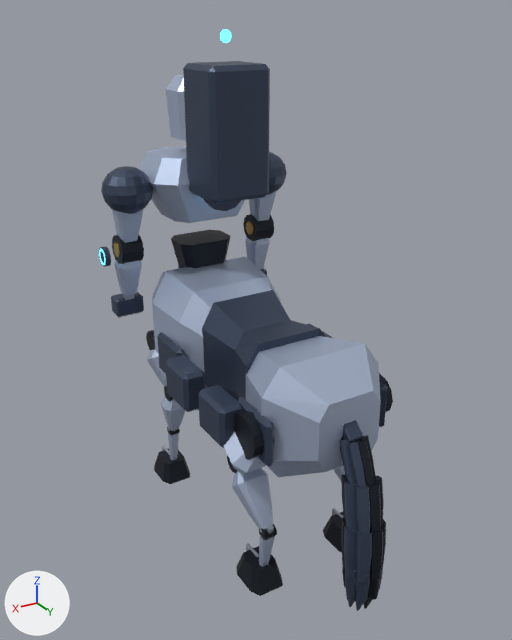
An edit to the Blender file out/mech_reference/s06/s06.blend, drawn before and after from the same camera.
Both versions are drawn from a camera (50 mm lens) standing at (3.94, 6.65, 5.86) and looking at (-0.12, -0.12, 2.47). Arrows for +X, +Y and +Z are at lower left; the lights stay in place. The first picture is the older version.

Objects in the first picture: 'Angular knight helmet', 'Articulated shoulder armor.001', 'Heavy payload armored housing', 'Independent equine lumbar waist', 'Independent flexible lumbar waist', 'Knight thoracic armor', 'Saddle ammunition pouch.002', 'Saddle ammunition pouch.003', 'Separate deep equine thorax', 'Separate rounded equine pelvic croup', 'Split armored hoof.002', 'Tibia fibula anatomical armor' and 56 more.
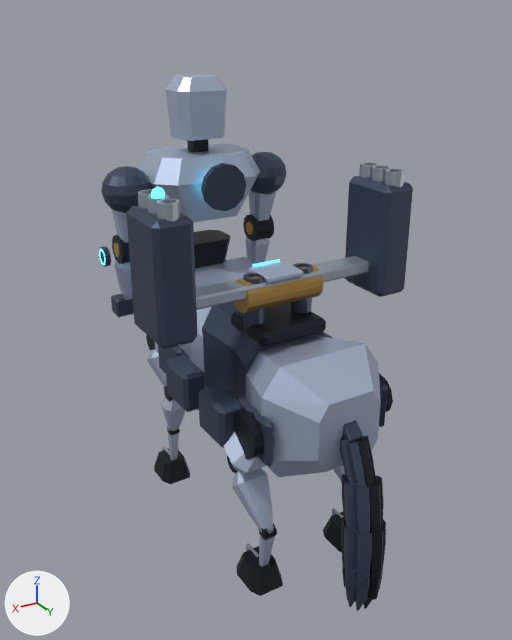
ob_heavy is not drawn itself; it is the parent of ob_charge_hinge, ob_heavy_muzzle, ob_heavy_payload_armored_housing, ob_payload_launcher_open_cell, ob_payload_launcher_open_cell_001.
ob_heavy_muzzle is not drawn itself; it is the parent of ob_heavy_muzzle_emission.

Pixel boxes (x1, y1, x2, y2) of what changed, in the pictures (512 x 640 px):
'Heavy payload armored housing', deleted (dark blue): before (183, 61, 270, 204)
'Dorsal multi-rocket armored rack.001', added (dark blue): after (126, 206, 197, 349)
'Dorsal multi-rocket armored rack', added (dark blue): after (345, 176, 413, 297)
'Low dorsal launcher crossbeam', added: after (196, 256, 369, 310)
'Dorsal launcher mounting saddle', added (dark blue): after (231, 303, 326, 347)
'Launcher elevation hinge', added (orange): after (234, 265, 323, 313)
'Reversible heavy charge aperture', moved (not visible before): after (249, 261, 304, 283)
'Launcher fixed telescopic guide.001', added (dark blue): after (243, 273, 265, 334)
'Dorsal rocket launch cell.003', added: after (156, 199, 180, 345)
'Launcher fixed telescopic guide', added: after (291, 263, 313, 314)
'Dorsal rocket launch cell', added: after (385, 169, 404, 294)
'Heavy muzzle emission', moved: before (220, 29, 232, 43); after (151, 187, 165, 198)
'Dorsal rocket launch cell.001', added: after (372, 165, 391, 182)
'Dorsal rocket launch cell.002', added: after (359, 162, 378, 178)
'Dorsal rocket launch cell.004', added: after (147, 194, 169, 214)
'Dorsal rocket launch cell.005', added: after (138, 189, 152, 209)
'Charge aperture luminous edge', moved (not visible before): after (252, 259, 280, 267)
'Separate deep equine thorax', unchanged, covered by the edit: before (152, 256, 282, 410); after (155, 256, 253, 410)
'Angular knight helmet', unchanged, uncovered by the edit: before (165, 75, 186, 140); after (165, 74, 227, 141)
'Articulated cast energy dish', unchanged, uncovered by the edit: before (204, 199, 240, 211); after (201, 163, 246, 211)

The change, as a list of edits to the scene's bpy script:
```text
Change ob_heavy:
    ob_heavy.parent: ob_hum_chest -> ob_launcher_lift
    ob_heavy.location: (0.0, 0.75, 0.8) -> (0.0, 0.0, 0.32)
Change ob_heavy_muzzle:
    ob_heavy_muzzle.location: (0.0, 0.0, 1.3) -> (1.35, 0.0, 1.2)
Remove ob_heavy_payload_armored_housing:
    ob_heavy_payload_armored_housing = bpy.data.objects.new('Heavy payload armored housing', me_heavy_payload_armored_housing)
Add ob_launcher_lift:
    ob_launcher_lift = bpy.data.objects.new('launcher_lift', None)
    ob_launcher_lift.parent = ob_launcher_base
    ob_launcher_lift.location = (0.0, 0.0, 0.0)
Add ob_launcher_base:
    ob_launcher_base = bpy.data.objects.new('launcher_base', None)
    ob_launcher_base.parent = ob_spine
    ob_launcher_base.location = (0.0, 0.55, 0.75)
Add ob_dorsal_rocket_launch_cell_005:
    ob_dorsal_rocket_launch_cell_005 = bpy.data.objects.new('Dorsal rocket launch cell.005', me_dorsal_rocket_launch_cell_005)  # 48 vertices, 48 faces; spans x -0.105..0.105, y -0.105..0.105, z -0.7..0.7; in mat_steel (light grey #b1bcc7)
    ob_dorsal_rocket_launch_cell_005.parent = ob_heavy
    ob_dorsal_rocket_launch_cell_005.location = (1.35, -0.22, 0.48)
Add ob_dorsal_rocket_launch_cell_004:
    ob_dorsal_rocket_launch_cell_004 = bpy.data.objects.new('Dorsal rocket launch cell.004', me_dorsal_rocket_launch_cell_005.copy())
    ob_dorsal_rocket_launch_cell_004.parent = ob_heavy
    ob_dorsal_rocket_launch_cell_004.location = (1.35, 0.0, 0.48)
Add ob_dorsal_rocket_launch_cell_003:
    ob_dorsal_rocket_launch_cell_003 = bpy.data.objects.new('Dorsal rocket launch cell.003', me_dorsal_rocket_launch_cell_005.copy())
    ob_dorsal_rocket_launch_cell_003.parent = ob_heavy
    ob_dorsal_rocket_launch_cell_003.location = (1.35, 0.22, 0.48)
Add ob_dorsal_multi_rocket_armored_rack_001:
    ob_dorsal_multi_rocket_armored_rack_001 = bpy.data.objects.new('Dorsal multi-rocket armored rack.001', me_dorsal_multi_rocket_armored_rack_001)  # a box spanning x -0.21..0.21, y -0.36..0.36, z -0.64..0.64; in mat_shade (dark blue #424e63); modifiers BEVEL
    ob_dorsal_multi_rocket_armored_rack_001.parent = ob_heavy
    ob_dorsal_multi_rocket_armored_rack_001.location = (1.35, 0.0, 0.4)
Add ob_dorsal_rocket_launch_cell_002:
    ob_dorsal_rocket_launch_cell_002 = bpy.data.objects.new('Dorsal rocket launch cell.002', me_dorsal_rocket_launch_cell_005.copy())
    ob_dorsal_rocket_launch_cell_002.parent = ob_heavy
    ob_dorsal_rocket_launch_cell_002.location = (-1.35, -0.22, 0.48)
Add ob_dorsal_rocket_launch_cell_001:
    ob_dorsal_rocket_launch_cell_001 = bpy.data.objects.new('Dorsal rocket launch cell.001', me_dorsal_rocket_launch_cell_005.copy())
    ob_dorsal_rocket_launch_cell_001.parent = ob_heavy
    ob_dorsal_rocket_launch_cell_001.location = (-1.35, 0.0, 0.48)
Add ob_dorsal_rocket_launch_cell:
    ob_dorsal_rocket_launch_cell = bpy.data.objects.new('Dorsal rocket launch cell', me_dorsal_rocket_launch_cell_005.copy())
    ob_dorsal_rocket_launch_cell.parent = ob_heavy
    ob_dorsal_rocket_launch_cell.location = (-1.35, 0.22, 0.48)
Add ob_dorsal_multi_rocket_armored_rack:
    ob_dorsal_multi_rocket_armored_rack = bpy.data.objects.new('Dorsal multi-rocket armored rack', me_dorsal_multi_rocket_armored_rack_001.copy())  # modifiers BEVEL
    ob_dorsal_multi_rocket_armored_rack.parent = ob_heavy
    ob_dorsal_multi_rocket_armored_rack.location = (-1.35, 0.0, 0.4)
Add ob_low_dorsal_launcher_crossbeam:
    ob_low_dorsal_launcher_crossbeam = bpy.data.objects.new('Low dorsal launcher crossbeam', me_low_dorsal_launcher_crossbeam)  # a box spanning x -1.35..1.35, y -0.14..0.14, z -0.07..0.07; in mat_steel (light grey #b1bcc7); modifiers BEVEL
    ob_low_dorsal_launcher_crossbeam.parent = ob_heavy
    ob_low_dorsal_launcher_crossbeam.location = (0.0, 0.0, 0.08)
Add ob_launcher_elevation_hinge:
    ob_launcher_elevation_hinge = bpy.data.objects.new('Launcher elevation hinge', me_launcher_elevation_hinge)  # a 16-sided cylinder along x spanning x -0.475..0.475, y -0.18..0.18, z -0.18..0.18; in mat_brass (orange #bb9350)
    ob_launcher_elevation_hinge.parent = ob_heavy
    ob_launcher_elevation_hinge.location = (0.0, 0.0, 0.0)
Add ob_launcher_fixed_telescopic_guide_001:
    ob_launcher_fixed_telescopic_guide_001 = bpy.data.objects.new('Launcher fixed telescopic guide.001', me_launcher_fixed_telescopic_guide_001)  # 48 vertices, 48 faces; spans x -0.115..0.115, y -0.115..0.115, z -0.32..0.32; in mat_shade (dark blue #424e63)
    ob_launcher_fixed_telescopic_guide_001.parent = ob_launcher_base
    ob_launcher_fixed_telescopic_guide_001.location = (0.31, 0.0, 0.2)
Add ob_launcher_fixed_telescopic_guide:
    ob_launcher_fixed_telescopic_guide = bpy.data.objects.new('Launcher fixed telescopic guide', me_launcher_fixed_telescopic_guide_001.copy())
    ob_launcher_fixed_telescopic_guide.parent = ob_launcher_base
    ob_launcher_fixed_telescopic_guide.location = (-0.31, 0.0, 0.2)
Add ob_dorsal_launcher_mounting_saddle:
    ob_dorsal_launcher_mounting_saddle = bpy.data.objects.new('Dorsal launcher mounting saddle', me_dorsal_launcher_mounting_saddle)  # a box spanning x -0.42..0.42, y -0.37..0.37, z -0.085..0.085; in mat_dark (dark blue #222932); modifiers BEVEL
    ob_dorsal_launcher_mounting_saddle.parent = ob_launcher_base
    ob_dorsal_launcher_mounting_saddle.location = (0.0, 0.0, -0.08)
```
